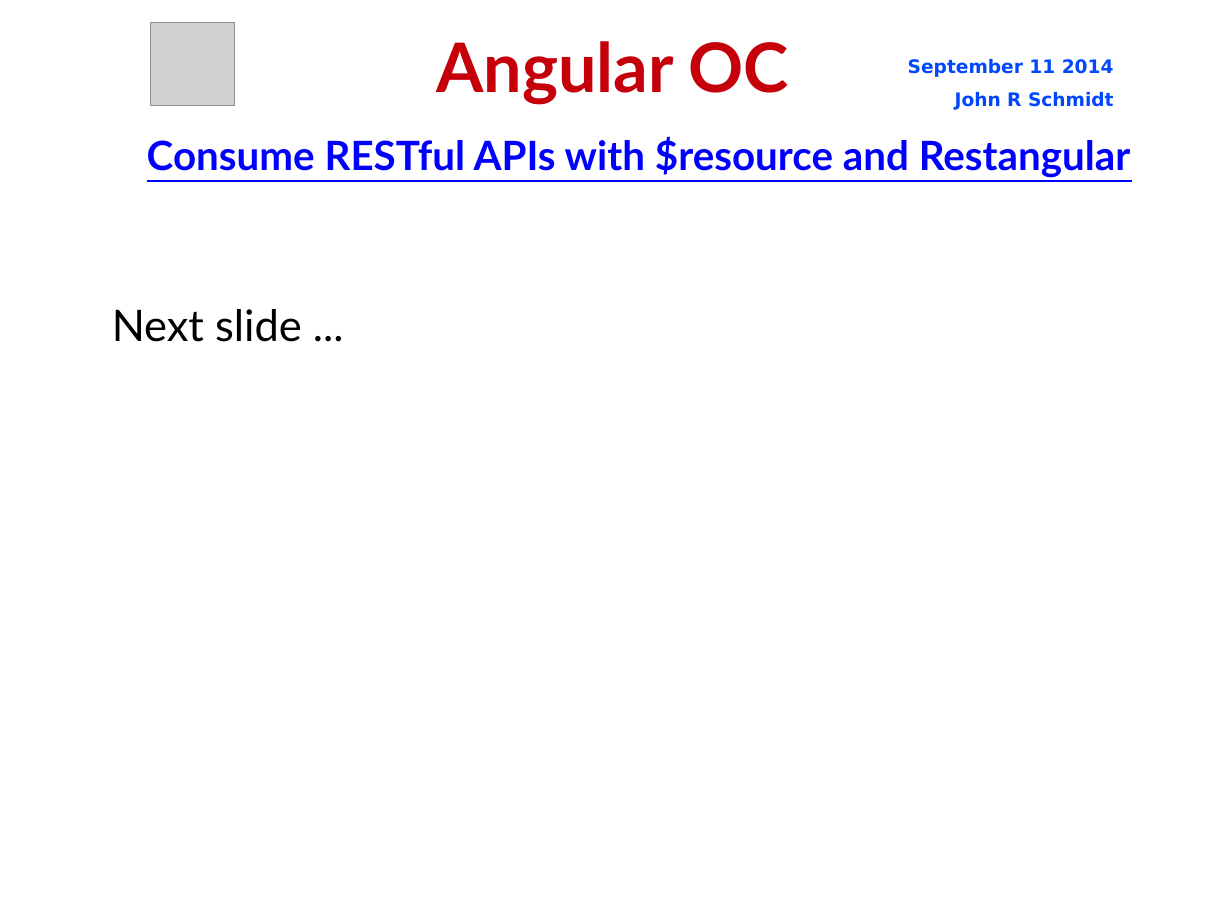
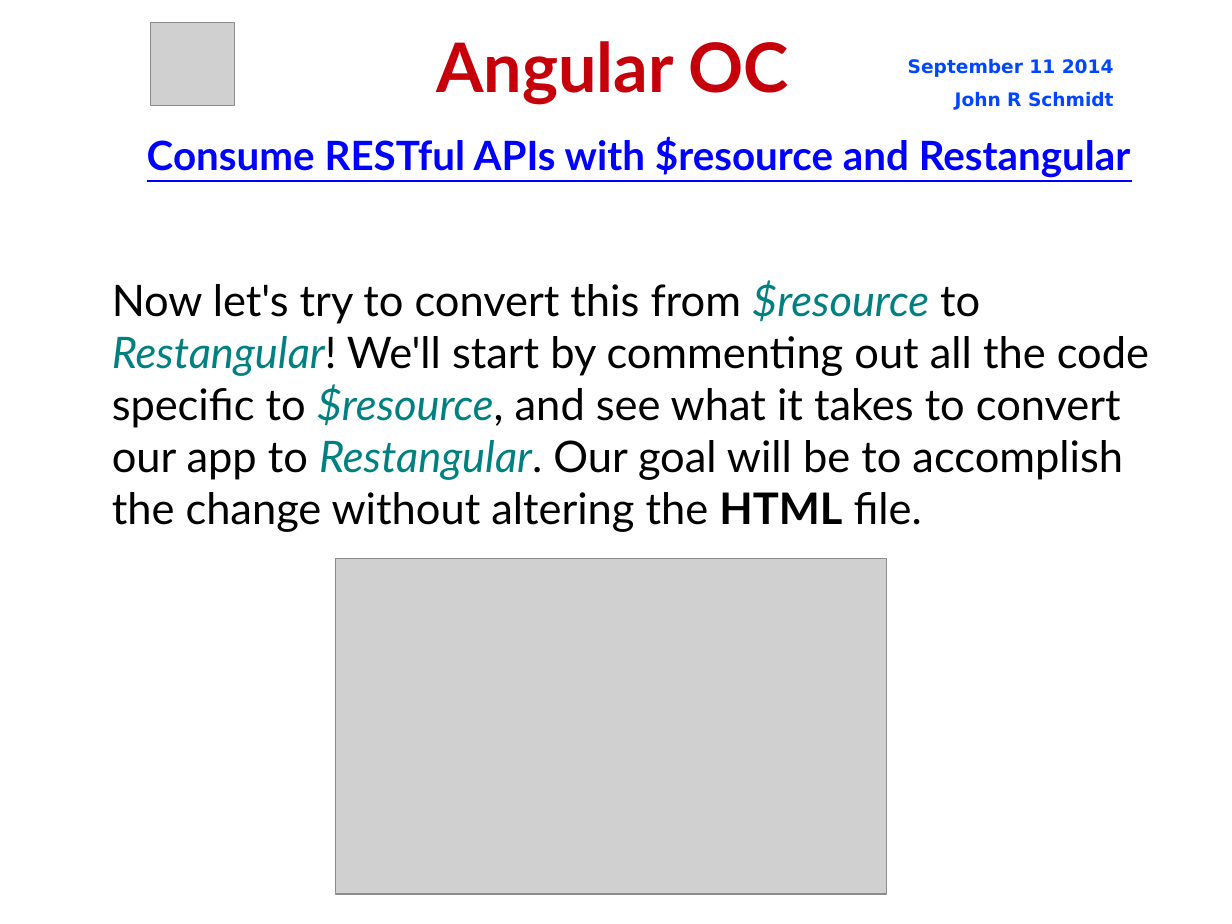
Before and after one commit to jrschmidt/fifa-angular-rest-demo, a slide deck: slide 49 of fifa.odp. Drawn at 1232x924 pixels with LibreOffice and Linux fonts; fonts in the diff are those of the drawing; grey boxes stand for pictures; background and template pictures are left out. Boxes give left, top, right and bottom in pixels: in the first picture for what was removed or moved away, otherwise in the second. Text is boxed around its words. In the diff, an @@ line names an element or a change of style, - is before the commit and + after.

Commit message:
add restangular and lodash files

```diff
--- a/fifa.odp
+++ b/fifa.odp
@@ subtitle added at [112, 280, 1149, 532], 28 pt, text #000000 @@
+Now let's try to convert this from $resource to Restangular! We'll start by commenting out all the code specific to $resource, and see what it takes to convert our app to Restangular. Our goal will be to accomplish the change without altering the HTML file.
@@ subtitle removed at [112, 309, 302, 342] @@
-Next slide ...
@@ picture added at [335, 559, 887, 894] @@
```
Also in this commit, not shown: 3 other slides changed, 8 other files.
